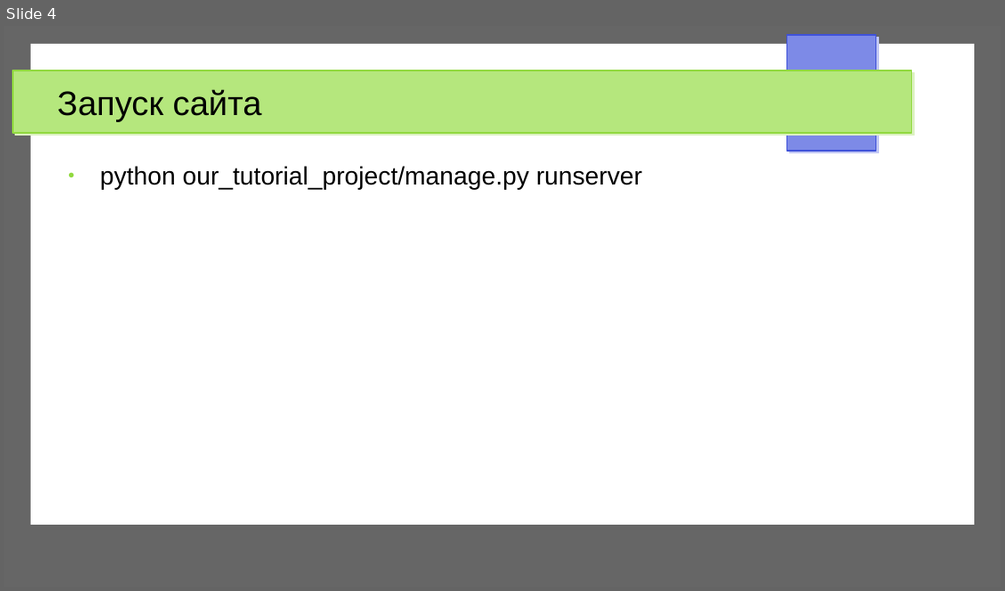
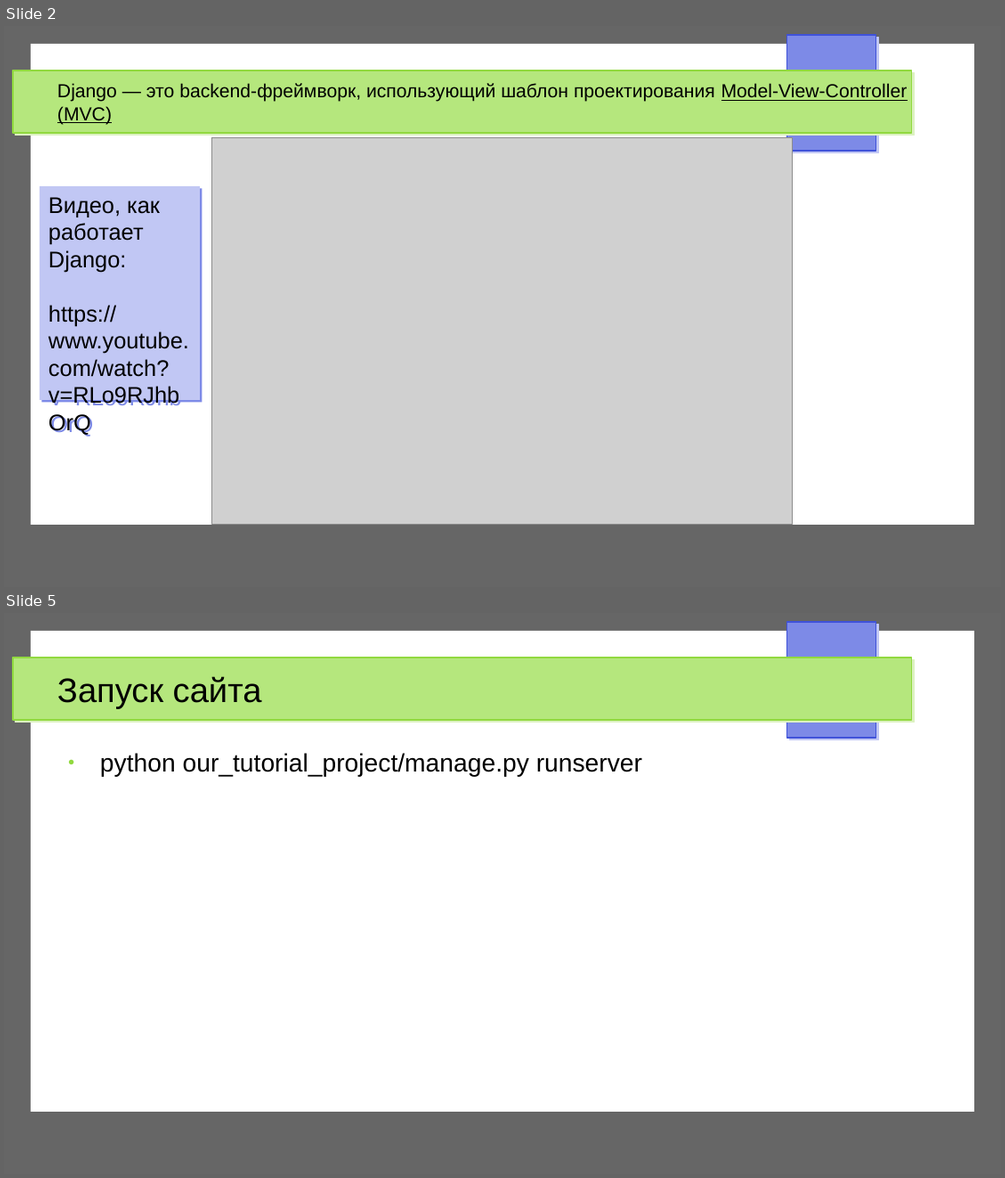
Before and after one commit to trnkv/django__my_tutorial, a slide deck: description.odp. Shown one above the other, each under a label of ours: slide 4 before the commit, slides 2 and 5 after it; the slides between them are not shown. The pictures are 1005x591 and 1005x1178 pixels, drawn with LibreOffice and Linux fonts; fonts in the diff are those of the drawing; grey boxes stand for pictures. Boxes give left, top, right and bottom in pixels: in the first picture for what was removed or moved away, otherwise in the second. Text is boxed around its words. In the diff, an @@ line names an element or a change of style, - is before the commit and + after.

```diff
--- a/description.odp
+++ b/description.odp
@@ slide 2 added at box(4, 26, 1001, 587), background #FFFFFF; not listed: 4 template elements that a slide beside it also shows @@
@@ title added at box(57, 83, 907, 125), 15 pt, text #000000 @@
+Django — это backend-фреймворк, использующий шаблон проектирования Model-View-Controller (MVC)
@@ picture added at box(212, 137, 793, 524) @@
@@ rectangle added at box(40, 186, 200, 400), fill #C1C7F4, 18 pt, text #000000 @@
+Видео, как работает Django:
+https://www.youtube.com/watch?v=RLo9RJhbOrQ
@@ what was slide 4 is now slide 5 @@
```
Also in this commit, not shown: 15 slides changed, 5 other slides added, 4 other files.
